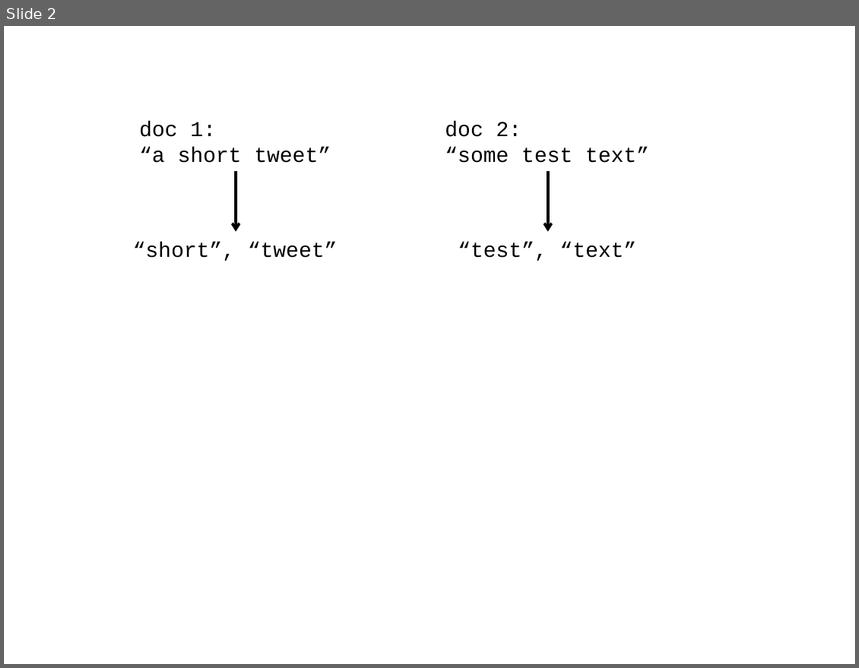
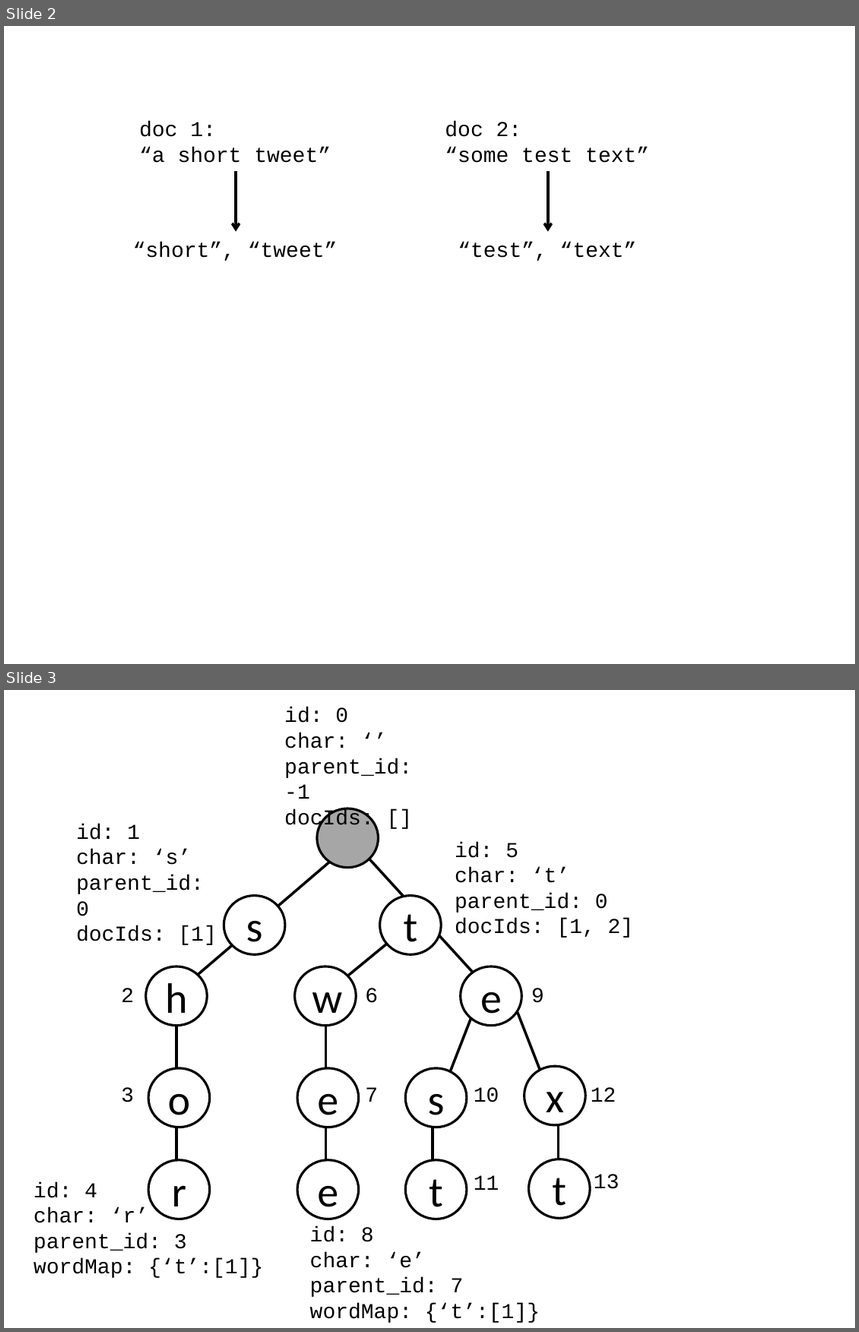
Before and after one commit to amyxzhang/lucy.js, a slide deck: paper/trie_figure.pptx. Shown one above the other, each under a label of ours: slide 2 before the commit, slides 2 and 3 after it. The pictures are 859x668 and 859x1332 pixels, drawn with LibreOffice and Linux fonts; fonts in the diff are those of the drawing. Boxes give left, top, right and bottom in pixels: in the first picture for what was removed or moved away, otherwise in the second. Text is boxed around its words. In the diff, an @@ line names an element or a change of style, - is before the commit and + after.

```diff
--- a/paper/trie_figure.pptx
+++ b/paper/trie_figure.pptx
@@ slide 3 added at box(4, 690, 855, 1328), background #FFFFFF @@
@@ text added at box(76, 824, 216, 945), 18 pt, text #000000 @@
+id: 1
+char: ‘s’
+parent_id: 0
+docIds: [1]
@@ line added from (177, 1025) to (177, 1204), #000000 2.25 pt @@
@@ line added from (517, 1012) to (558, 1117), #000000 2.25 pt @@
@@ ellipse added at box(524, 1066, 585, 1125), fill #FFFFFF, outline #000000 2 pt, 36 pt, text #000000 @@
+x
@@ group added at box(121, 707, 634, 1220): 12 ellipses, 10 texts, 6 lines @@
+s
+h
+r
+o
+t
+w
+e
+e
+t
+s
+e
+id: 0
+char: ‘’
+parent_id: -1
+docIds: []
+id: 5
+char: ‘t’
+parent_id: 0
+docIds: [1, 2]
+2
+3
+6
+7
+9
+10
+11
+12
@@ line added from (558, 1117) to (558, 1216), #000000 2.25 pt @@
@@ ellipse added at box(529, 1160, 591, 1219), fill #FFFFFF, outline #000000 2 pt, 36 pt, text #000000 @@
+t
@@ text added at box(34, 1182, 263, 1278), 18 pt, text #000000 @@
+id: 4
+char: ‘r’
+parent_id: 3
+wordMap: {‘t’:[1]}
@@ text added at box(594, 1174, 620, 1189), 18 pt, text #000000 @@
+13
@@ text added at box(310, 1227, 540, 1323), 18 pt, text #000000 @@
+id: 8
+char: ‘e’
+parent_id: 7
+wordMap: {‘t’:[1]}
```
Also in this commit, not shown: 1 slide changed.
